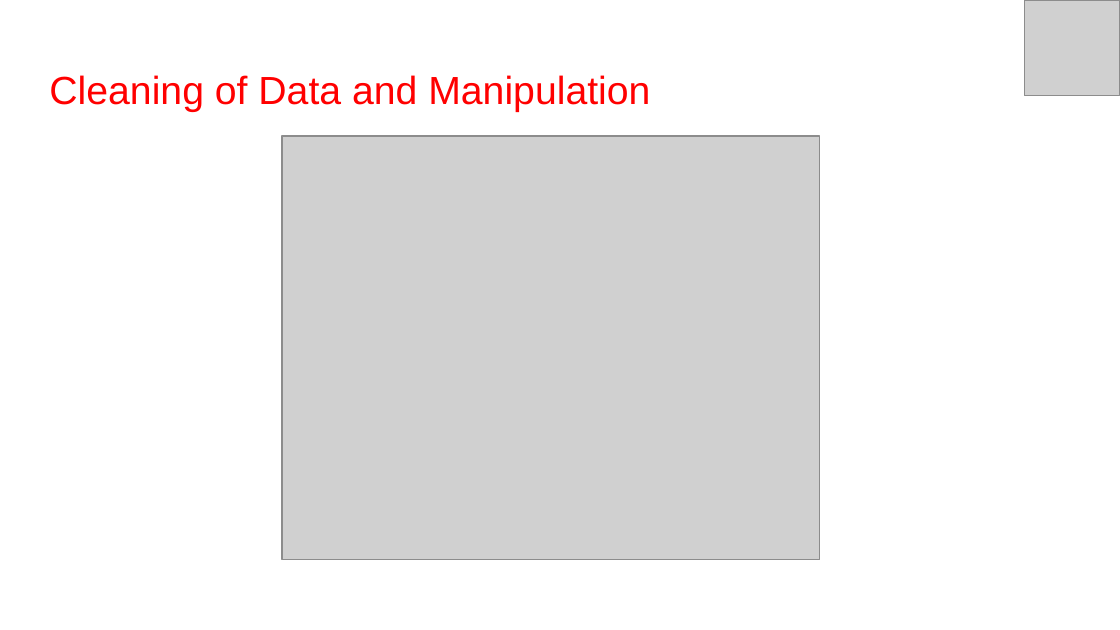
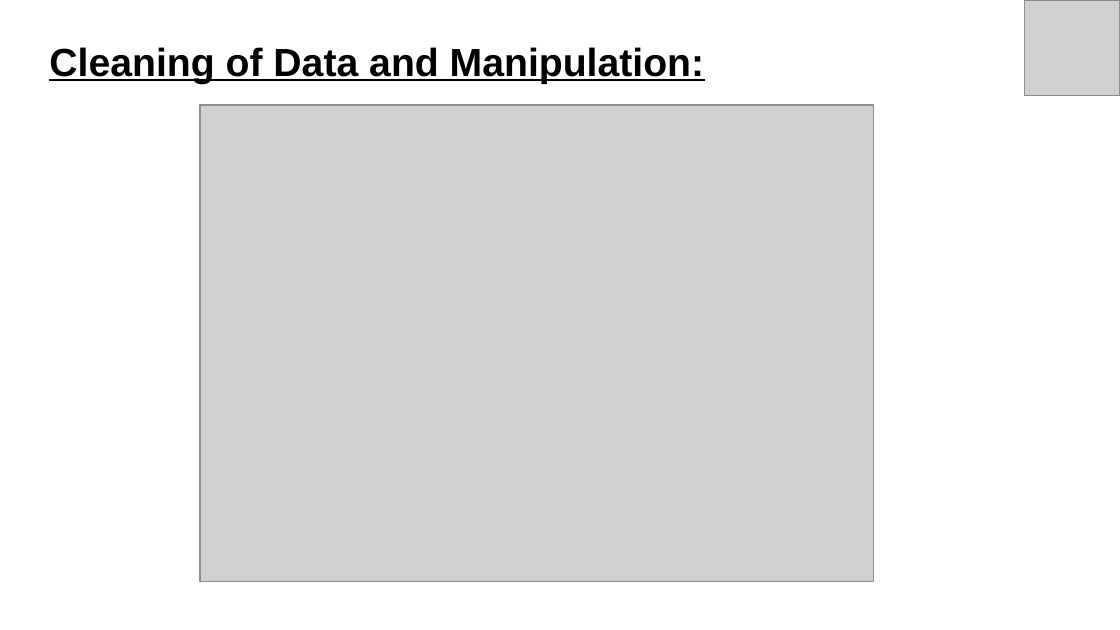
Before and after one commit to mayank021296/Hotel-Booking-Capstone-EDA-PRoject, a slide deck: slide 10 of Hotel Booking.pptx (slide 11 before the commit). Drawn at 1120x630 pixels with LibreOffice and Linux fonts; fonts in the diff are those of the drawing; grey boxes stand for pictures. Boxes give left, top, right and bottom in pixels: in the first picture for what was removed or moved away, otherwise in the second. Text is boxed around its words. In the diff, an @@ line names an element or a change of style, - is before the commit and + after.

```diff
--- a/Hotel Booking.pptx
+++ b/Hotel Booking.pptx
@@ title at <box>49,47,704,84</box>: text changed; text colour #FF0000 to #000000; bold on @@
-Cleaning of Data and Manipulation
+Cleaning of Data and Manipulation:
@@ picture: place and size @@
-picture at <box>282,137,820,560</box>
+picture at <box>200,105,875,581</box>
```
Also in this commit, not shown: 26 other slides changed, 4 slides added, 3 slides removed.
